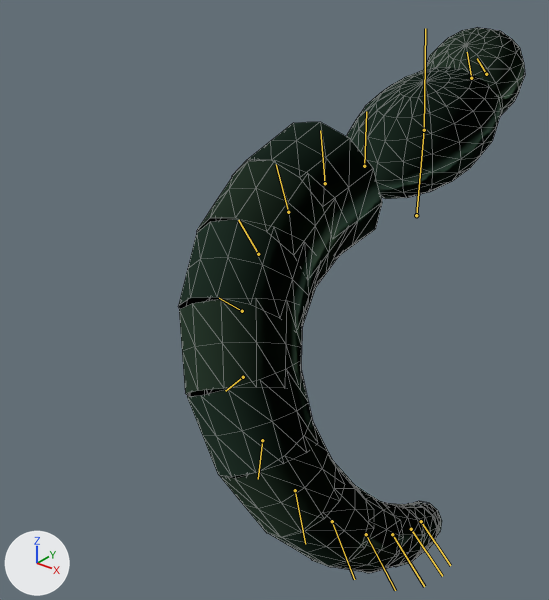
A saved change to the glTF model assets/shared/creature-serpent.glb.
Before and after are seen from a 50 mm camera at (1.75, -3.36, 1.32) aimed at (-0.4, -0.67, -0.35). Lighting does not change. The marker at lower left points along +X, +Y and +Z. The first picture is the older version. Both versions are drawn at frame 12 of the action 'ATTACK_B'; the numbers are the values there. The bones that bend it are drawn over the model as lines. Mesh edges are drawn as thin lines.

In view in the first picture: 'SkinnedCreature'.
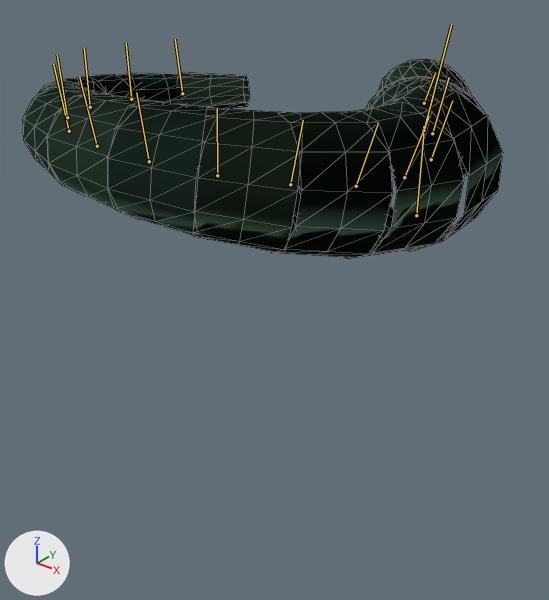
The change, as a list of edits to the scene's bpy script:
```text
Change bone_torso:
    where bone_torso = bpy.data.objects['CreatureRig'].pose.bones['Torso']  # child of 'Root'
    bone_torso.rotation_quaternion: (0.993, 0.115, -0.003, -0.023) -> (0.961, -0.067, 0.258, -0.073)  # degrees (13, 0, -3) -> degrees (-11, 29, -11)
Change bone_head:
    where bone_head = bpy.data.objects['CreatureRig'].pose.bones['Head']  # child of 'Torso'
    bone_head.rotation_quaternion: (0.981, 0.189, -0.014, 0.003) -> (0.967, -0.149, -0.206, -0.032)  # degrees (22, -2, 0) -> degrees (-18, -24, 0)
Change bone_jaw:
    where bone_jaw = bpy.data.objects['CreatureRig'].pose.bones['Jaw']  # child of 'Head'
    bone_jaw.rotation_quaternion: (0.983, 0.183, -0.013, 0.003) -> (0.99, 0.143, 0.0, 0.0)  # degrees (21, -2, 0) -> degrees (16, 0, 0)
Change bone_tail:
    where bone_tail = bpy.data.objects['CreatureRig'].pose.bones['Tail']  # child of 'Torso'
    bone_tail.rotation_quaternion: (0.996, -0.051, -0.074, -0.004) -> (0.99, 0.138, -0.003, 0.0)  # degrees (-6, -9, 0) -> degrees (16, 0, 0)
Change bone_spine0:
    where bone_spine0 = bpy.data.objects['CreatureRig'].pose.bones['Spine0']  # child of 'Tail'
    bone_spine0.rotation_quaternion: (0.996, 0.066, 0.058, -0.004) -> (0.98, -0.024, -0.196, -0.027)  # degrees (8, 7, 0) -> degrees (-2, -23, -3)
Change bone_spine1:
    where bone_spine1 = bpy.data.objects['CreatureRig'].pose.bones['Spine1']  # child of 'Spine0'
    bone_spine1.rotation_quaternion: (0.992, 0.091, 0.081, -0.007) -> (0.984, -0.002, -0.174, -0.024)  # degrees (11, 9, 0) -> degrees (0, -20, -3)
Change bone_spine2:
    where bone_spine2 = bpy.data.objects['CreatureRig'].pose.bones['Spine2']  # child of 'Spine1'
    bone_spine2.rotation_quaternion: (0.988, 0.116, 0.096, -0.011) -> (0.987, 0.021, -0.157, -0.018)  # degrees (13, 11, 0) -> degrees (3, -18, -3)
Change bone_spine3:
    where bone_spine3 = bpy.data.objects['CreatureRig'].pose.bones['Spine3']  # child of 'Spine2'
    bone_spine3.rotation_quaternion: (0.985, 0.136, 0.103, -0.014) -> (0.988, 0.041, -0.147, -0.01)  # degrees (16, 12, 0) -> degrees (5, -17, -2)
Change bone_spine4:
    where bone_spine4 = bpy.data.objects['CreatureRig'].pose.bones['Spine4']  # child of 'Spine3'
    bone_spine4.rotation_quaternion: (0.984, 0.148, 0.101, -0.015) -> (0.988, 0.054, -0.144, -0.001)  # degrees (17, 12, 0) -> degrees (6, -17, -1)
Change bone_spine5:
    where bone_spine5 = bpy.data.objects['CreatureRig'].pose.bones['Spine5']  # child of 'Spine4'
    bone_spine5.rotation_quaternion: (0.984, 0.151, 0.09, -0.014) -> (0.987, 0.059, -0.15, 0.01)  # degrees (17, 10, 0) -> degrees (7, -17, 0)
Change bone_spine6:
    where bone_spine6 = bpy.data.objects['CreatureRig'].pose.bones['Spine6']  # child of 'Spine5'
    bone_spine6.rotation_quaternion: (0.987, 0.142, 0.071, -0.01) -> (0.985, 0.055, -0.163, 0.019)  # degrees (16, 8, 0) -> degrees (6, -19, 1)
Change bone_spine7:
    where bone_spine7 = bpy.data.objects['CreatureRig'].pose.bones['Spine7']  # child of 'Spine6'
    bone_spine7.rotation_quaternion: (0.991, 0.125, 0.045, -0.006) -> (0.982, 0.044, -0.182, 0.025)  # degrees (14, 5, 0) -> degrees (5, -21, 2)
Change bone_spine8:
    where bone_spine8 = bpy.data.objects['CreatureRig'].pose.bones['Spine8']  # child of 'Spine7'
    bone_spine8.rotation_quaternion: (0.994, 0.101, 0.016, -0.002) -> (0.978, 0.026, -0.206, 0.027)  # degrees (12, 2, 0) -> degrees (2, -24, 3)
Change bone_spine9:
    where bone_spine9 = bpy.data.objects['CreatureRig'].pose.bones['Spine9']  # child of 'Spine8'
    bone_spine9.rotation_quaternion: (0.997, 0.075, -0.015, 0.001) -> (0.972, 0.005, -0.233, 0.024)  # degrees (9, -2, 0) -> degrees (0, -27, 3)
Change bone_spine10:
    where bone_spine10 = bpy.data.objects['CreatureRig'].pose.bones['Spine10']  # child of 'Spine9'
    bone_spine10.rotation_quaternion: (0.997, 0.051, -0.045, 0.002) -> (0.965, -0.017, -0.26, 0.016)  # degrees (6, -5, 0) -> degrees (-3, -30, 3)
Change bone_spine11:
    where bone_spine11 = bpy.data.objects['CreatureRig'].pose.bones['Spine11']  # child of 'Spine10'
    bone_spine11.rotation_quaternion: (0.997, 0.033, -0.071, 0.002) -> (0.958, -0.036, -0.283, 0.005)  # degrees (4, -8, 0) -> degrees (-5, -33, 2)
```

What differs and where, as boxes (x1, y1, x2, y2) in the pictures (549 x 600 px):
'SkinnedCreature', posed (39% wider, 63% shorter)
    before: (179, 27, 525, 573)
    after: (23, 59, 503, 259)
bone 'Torso', root to tip
    before: (424, 130) to (425, 28)
    after: (424, 130) to (451, 24)
bone 'Head', root to tip
    before: (471, 78) to (467, 52)
    after: (424, 103) to (435, 72)
bone 'Jaw', root to tip
    before: (486, 74) to (477, 58)
    after: (424, 127) to (433, 96)
bone 'Tail', root to tip
    before: (364, 166) to (366, 111)
    after: (432, 133) to (449, 77)
bone 'Spine0', root to tip
    before: (325, 183) to (320, 130)
    after: (431, 159) to (452, 100)
bone 'Spine1', root to tip
    before: (288, 212) to (276, 164)
    after: (404, 177) to (429, 116)
bone 'Spine2', root to tip
    before: (258, 254) to (238, 220)
    after: (356, 186) to (378, 123)
bone 'Spine3', root to tip
    before: (242, 311) to (219, 298)
    after: (290, 184) to (303, 120)
bone 'Spine4', root to tip
    before: (243, 377) to (225, 391)
    after: (217, 175) to (217, 108)
bone 'Spine5', root to tip
    before: (262, 440) to (258, 479)
    after: (149, 161) to (136, 92)
bone 'Spine6', root to tip
    before: (295, 490) to (305, 544)
    after: (97, 146) to (79, 77)
bone 'Spine7', root to tip
    before: (332, 521) to (354, 579)
    after: (69, 131) to (53, 64)
bone 'Spine8', root to tip
    before: (366, 534) to (395, 590)
    after: (67, 117) to (57, 54)
bone 'Spine9', root to tip
    before: (392, 534) to (424, 586)
    after: (90, 107) to (84, 47)
bone 'Spine10', root to tip
    before: (411, 529) to (442, 576)
    after: (131, 99) to (126, 43)
bone 'Spine11', root to tip
    before: (421, 521) to (450, 565)
    after: (182, 93) to (175, 39)
